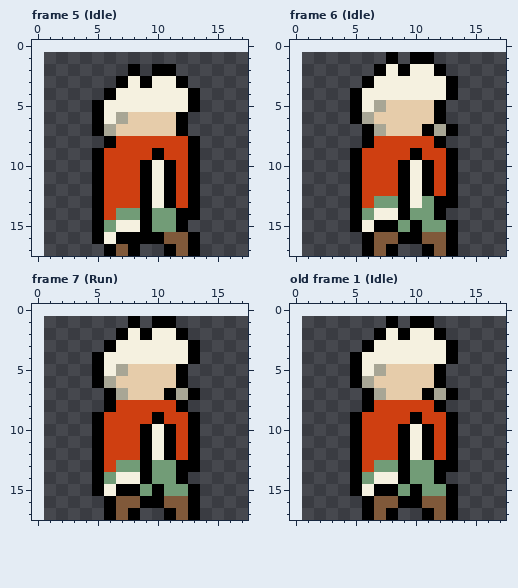
Edited in one commit: pixel-art file (assets/player/player.aseprite). Above is the file before it was changed.
17x17 pixels, 7 frames. Shown: frame 5 (Idle), frame 6 (Idle), frame 7 (Run), old frame 1 (Idle). The old version is drawn lined up with the new one, on the new canvas. The commit also changed other frames, which this record leaves out.
Once edited:
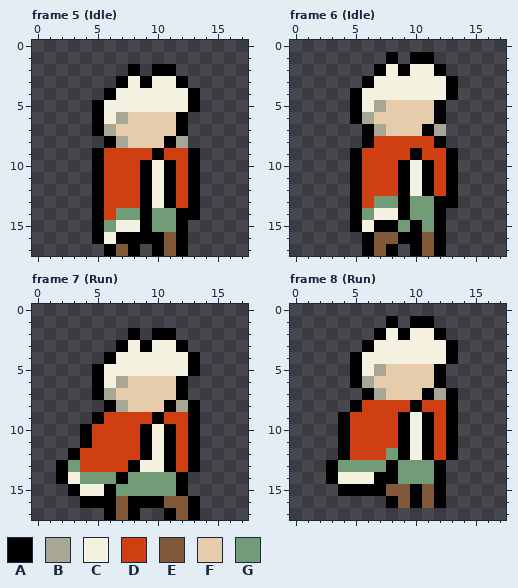
Palette (. is transparent): A #000000  B #a8a695  C #f5f1e0  D #cf3f11  E #80593a  F #e6ccaa  G #729c77
A new or re-ordered frame is compared with the old frame closest to it.
Message: Add player run animation.
Change:
canvas 17x17 -> 18x18, the old top-left corner now at 1,1
frames 7 -> 14
--- frame 5 (Idle)
@@ x 5..15 @@
  7 ABFFFFFA...
- 8 .ADDDDDDA..
+ 8 .ABFFFAB...
  9 ADDDDADDA..
@@ x 8..15 @@
 15 CAGGA...
-16 AAAEEA..
-17 A..AEA..
+16 AAAEA...
+17 A.AEA...
--- frame 6 (Idle)
@@ x 11..15 @@
  6 FA...
- 7 ABA..
+ 7 AB...
  8 DA...
@@ x 8..15 @@
 12 DACADA..
-13 GACGAA..
+13 GAGGAA..
 14 CAGGA...
-15 AGAGGA..
-16 EAAEEA..
-17 A..AEA..
+15 AGAGA...
+16 EAAEA...
+17 A.AEA...
--- frame 7 (Run)
@@ x 0..17 @@
  0 ..................
- 1 ........A.AA......
- 2 .......ACACCA.....
- 3 ......ACCCCCCA....
- 4 .....ACCCCCCCA....
- 5 .....ACBFFFFA.....
- 6 .....ABFFFFFA.....
- 7 ......ABFFFABA....
- 8 ......ADDDDDA.....
+ 1 ..................
+ 2 ........A.AA......
+ 3 .......ACACCA.....
+ 4 ......ACCCCCCA....
+ 5 .....ACCCCCCCA....
+ 6 .....ACBFFFFA.....
+ 7 .....ABFFFFFA.....
+ 8 ......ABFFFABA....
  9 .....ADDDDADDA....
-10 .....ADDDACADA....
-11 .....ADDDACADA....
-12 .....ADDDACADA....
-13 .....ADGGAGGAA....
-14 .....AGCCAGGA.....
-15 .....ACAAGAGGA....
-16 ......AEEAAEEA....
+10 ....ADDDDACADA....
+11 ....ADDDDACADA....
+12 ...ADDDDDACADA....
+13 ..AGDDDDACCADA....
+14 ..ACGGGAGGGGA.....
+15 ...ACCAGGGGGA.....
+16 ....AAAEAAAEEA....
 17 ......AEA..AEA....
--- frame 8 (Run) is new; against old frame 1 (Idle)
@@ x 0..17 @@
  7 ......ABFFFABA....
- 8 ......ADDDDDA.....
- 9 .....ADDDDADDA....
-10 .....ADDDACADA....
-11 .....ADDDACADA....
-12 .....ADDDACADA....
-13 .....ADGGAGGAA....
-14 .....AGCCAGGA.....
-15 .....ACAAGAGGA....
-16 ......AEEAAEEA....
-17 ......AEA..AEA....
+ 8 .....ADDDDADDA....
+ 9 ....ADDDDACADA....
+10 ....ADDDDACADA....
+11 ....ADDDDACADA....
+12 ....ADDDGACADA....
+13 ...AGGGGAGGGA.....
+14 ...ACCCAAGGGA.....
+15 ....AAAAEEAEA.....
+16 ........AEAEA.....
+17 ..................
Boxes around the changes in both pictures, in picture pixels (x1, y1, x2, y2):
changed: (116, 136, 200, 148)
changed: (152, 232, 200, 256)
erased: (446, 124, 458, 136)
changed: (410, 196, 458, 256)
changed: (56, 316, 200, 508)
changed: (326, 400, 458, 520)
